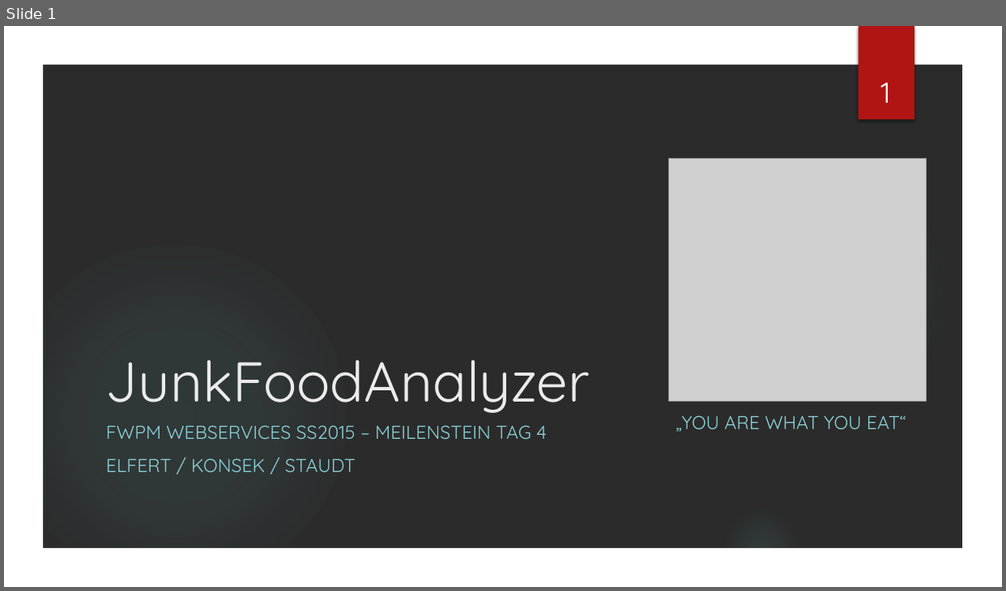
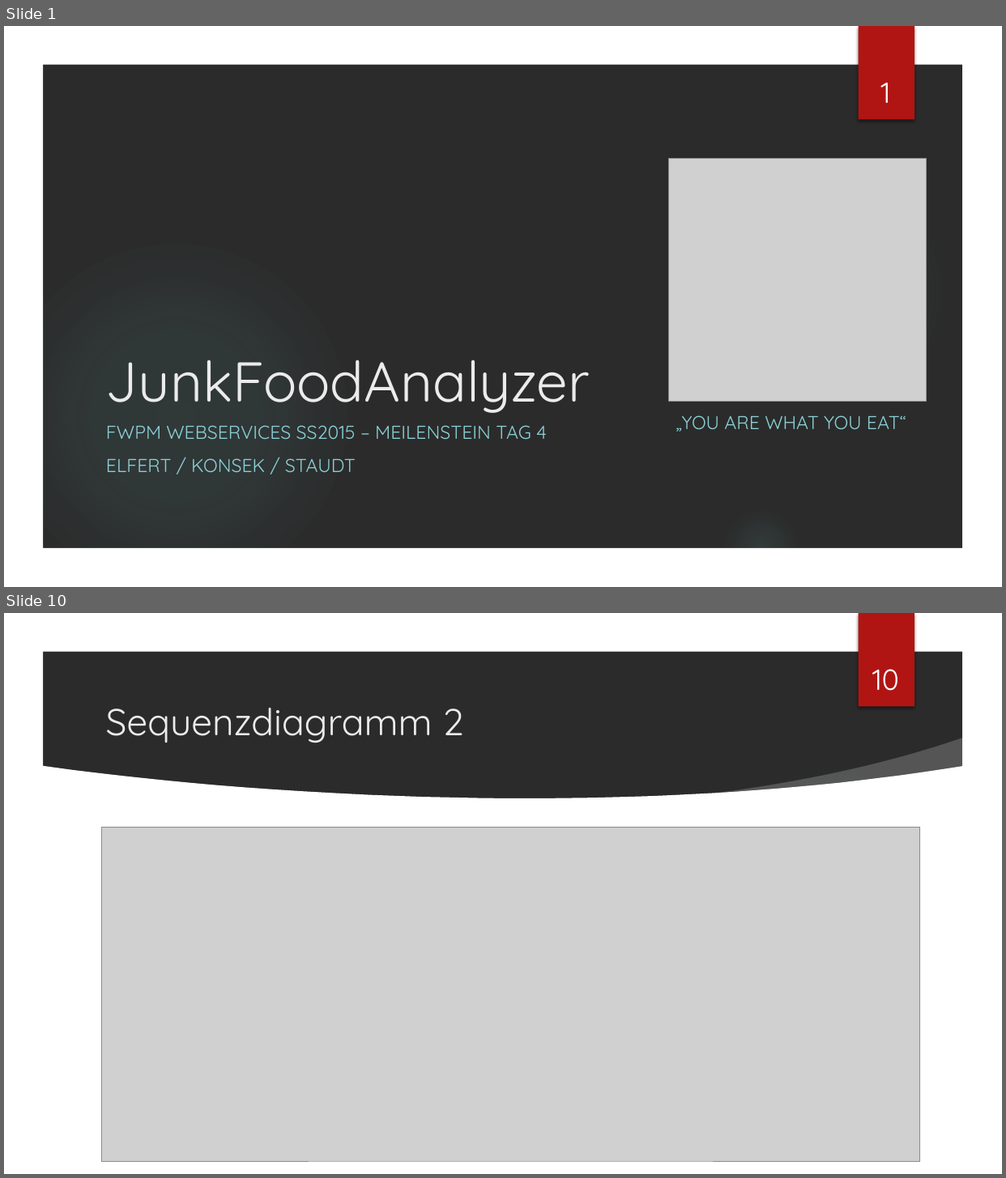
Before and after one commit to stauti/junk-food-analyzer, a slide deck: docs/Spezifikation/WS2.pptx. Shown one above the other, each under a label of ours: slide 1 before the commit, slides 1 and 10 after it; the slides between them are not shown. The pictures are 1006x591 and 1006x1178 pixels, drawn with LibreOffice and Linux fonts; fonts in the diff are those of the drawing; grey boxes stand for pictures; background and template pictures are left out; a plain dark background stands for a picture behind light text. Boxes give left, top, right and bottom in pixels: in the first picture for what was removed or moved away, otherwise in the second. Text is boxed around its words. In the diff, an @@ line names an element or a change of style, - is before the commit and + after.

```diff
--- a/docs/Spezifikation/WS2.pptx
+++ b/docs/Spezifikation/WS2.pptx
@@ slide 10 added at (4, 613, 1002, 1174), background picture (left out); not listed: 5 template elements that a slide beside it also shows @@
@@ page number added at (872, 669, 899, 691), 28 pt, text #FFFFFF @@
+10
@@ title added at (106, 708, 463, 743), 36 pt, text #EBEBEB @@
+Sequenzdiagramm 2
@@ freeform shape added at (698, 738, 971, 820), fill #FFFFFF at 20% opacity @@
@@ freeform shape added at (41, 766, 965, 1137), fill #FFFFFF @@
@@ picture added at (101, 827, 919, 1161) @@
```
Also in this commit, not shown: 6 slides changed, 6 other slides added, 1 other file.
